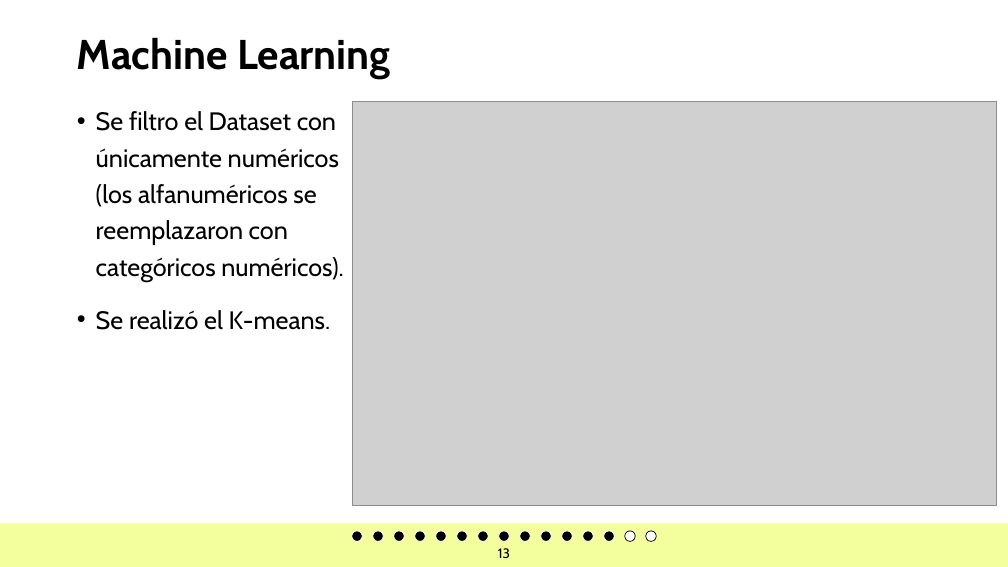
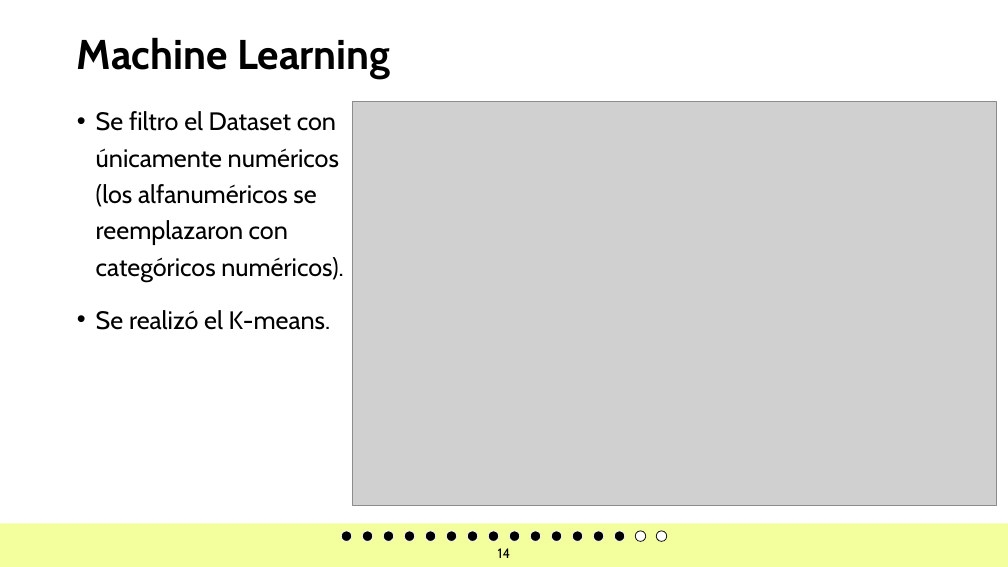
Before and after one commit to JoseChirif/Estudios-y-empleabilidad-Encuesta-kaggle, a slide deck: slide 14 of Estudios y empleabilidad.pptx (slide 13 before the commit). Drawn at 1008x567 pixels with LibreOffice and Linux fonts; fonts in the diff are those of the drawing; grey boxes stand for pictures; background and template pictures are left out. Boxes give left, top, right and bottom in pixels: in the first picture for what was removed or moved away, otherwise in the second. Text is boxed around its words. In the diff, an @@ line names an element or a change of style, - is before the commit and + after.

```diff
--- a/Estudios y empleabilidad.pptx
+++ b/Estudios y empleabilidad.pptx
@@ ellipse added at bbox=[341, 531, 352, 541], fill #000000, outline #FFFFFF 0.71 pt @@
@@ ellipse: place and size @@
-ellipse at bbox=[436, 531, 446, 541]
+ellipse at bbox=[405, 531, 415, 541]
@@ ellipse: place and size @@
-ellipse at bbox=[562, 531, 572, 541]
+ellipse at bbox=[467, 531, 478, 541]
@@ 5 ellipses: place and size @@
-5 ellipses at bbox=[415, 531, 551, 541]
+5 ellipses at bbox=[425, 531, 562, 541]
@@ 6 ellipses: place and size @@
-6 ellipses at bbox=[373, 531, 656, 541]
+6 ellipses at bbox=[362, 531, 646, 541]
@@ ellipse: place and size @@
-ellipse at bbox=[352, 531, 362, 541]
+ellipse at bbox=[614, 531, 625, 541]
@@ ellipse: place and size @@
-ellipse at bbox=[625, 531, 635, 541]
+ellipse at bbox=[656, 531, 667, 541]
@@ page number at bbox=[498, 548, 510, 558]: text changed @@
-13
+14
```
Also in this commit, not shown: 15 other slides changed, 1 slide added, 1 other file.
